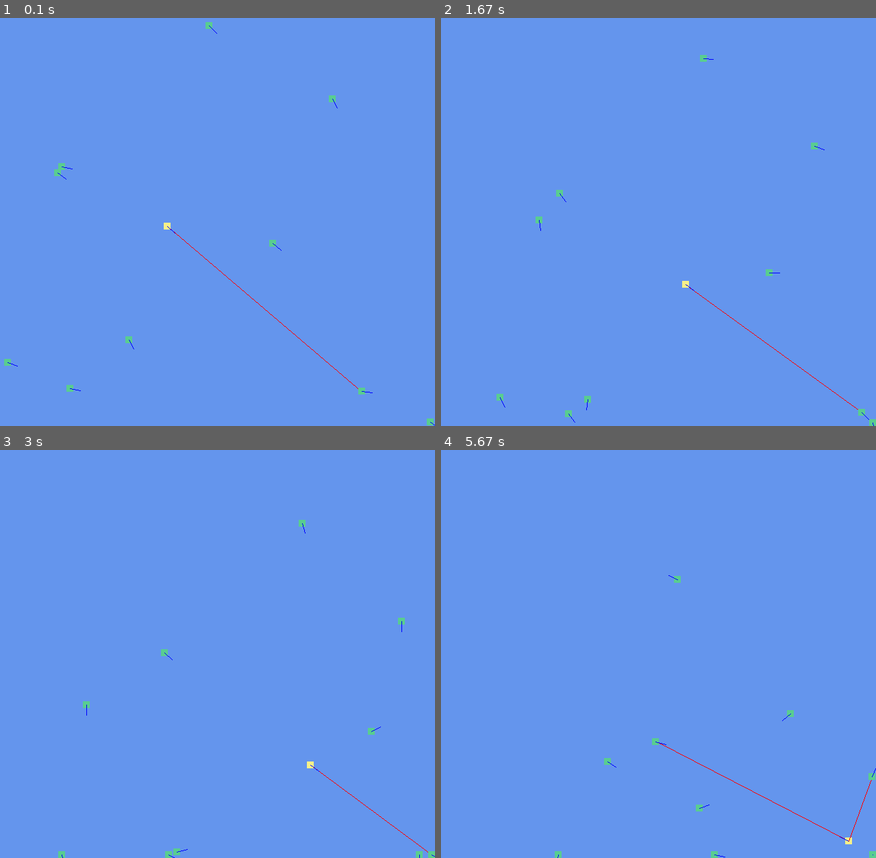
Above: before the commit, frames 1-4 (two rows, left to right).
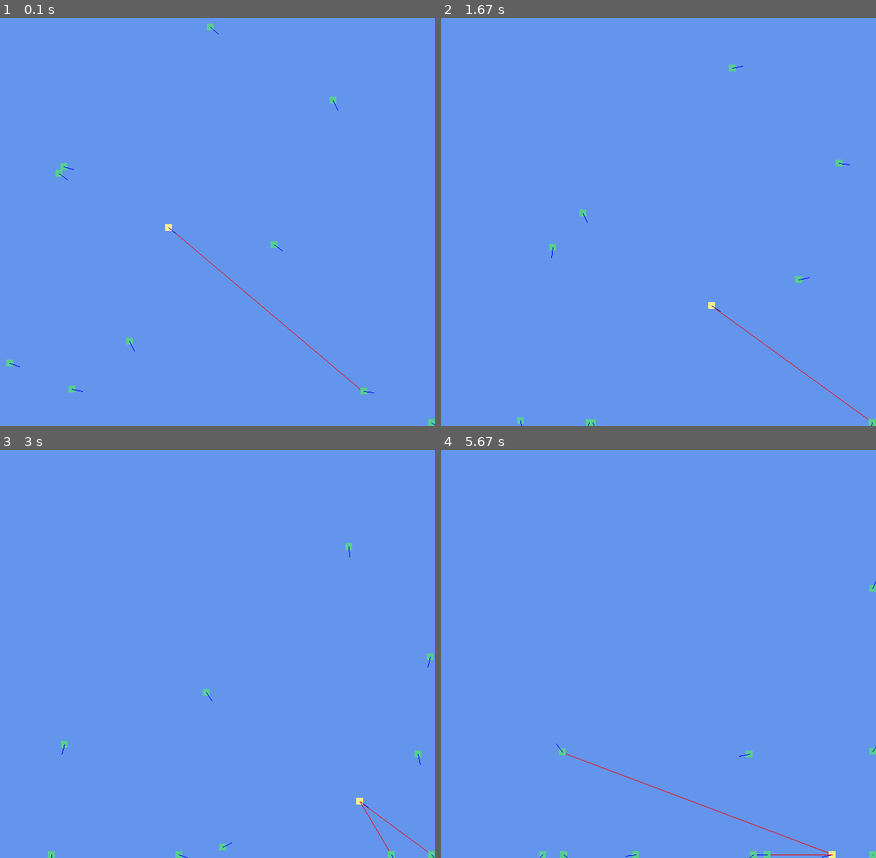
Above: after the commit, the same moments.

Repository: emersonds/Spring22-GDD3400
Game: pygame game, started from Driving Sheep/main.py
Two runs of this game, one before a commit and one after it. Both use one fixed random seed, a clock stepped at 60 frames per second and the inputs below.
Inputs:
- Up to frame 1 (0.1 s): no input
- Up to frame 2 (1.67 s): no input
- Up to frame 3 (3 s): no input
- Up to frame 4 (5.67 s): no input

The runs differ from the first frame. In frame 1, 0.3% of the frame differs, in the area x 0-100%, y 1-100%; in frame 2, 0.7%; in frame 3, 0.6%; in frame 4, 0.7%, in the area x 22-100%, y 30-100%.

Commit message:
Driving Sheep: Starting Boundaries, Value Tweaks
 - Moved boundary checks to a new method in Agent.py.
- Changed agent rect updating to be a separate method rather than in update.
 - Tweaked values in Constants to make everything slightly faster and adjust turning values.
 - Dog.py now adds the force to it's velocity rather than setting the velocity to the force for smooth turning.

Diff:
--- a/Driving Sheep/Agent.py
+++ b/Driving Sheep/Agent.py
@@ -27,13 +27,10 @@
         self.velocity = self.velocity.normalize()           # Normalize velocity
         self.position += self.velocity * self.speed   # Move agent by velocity * speed
         # update agent rect
-        self.rect = pygame.Rect(self.position.x, self.position.y, self.size, self.size)
+        self.updateRect()
 
-        # Clamp agent into world bounds
-        if (self.position.x < 0): self.position.x = 0
-        if (self.position.x + self.size > Const.DISPLAY_WIDTH): self.position.x = Const.DISPLAY_WIDTH - self.size
-        if (self.position.y < 0): self.position.y = 0
-        if (self.position.y + self.size > Const.DISPLAY_HEIGHT): self.position.y = Const.DISPLAY_HEIGHT - self.size
+        # Keep agent in world bounds and apply boundary force
+        self.checkBoundaries()
 
     # Draw the agent and their velocity
     def draw(self, screen):
@@ -62,3 +59,14 @@
     # Returns true if a collision with other is detected
     def checkCollision(self, other):
         return (pygame.Rect.colliderect(self.rect, other.rect))
+
+    def updateRect(self):
+        self.rect = pygame.Rect(self.position.x, self.position.y, self.size, self.size)
+
+    def checkBoundaries(self):
+
+        # Clamp agent into world bounds
+        if (self.position.x < 0): self.position.x = 0
+        if (self.position.x + self.size > Const.DISPLAY_WIDTH): self.position.x = Const.DISPLAY_WIDTH - self.size
+        if (self.position.y < 0): self.position.y = 0
+        if (self.position.y + self.size > Const.DISPLAY_HEIGHT): self.position.y = Const.DISPLAY_HEIGHT - self.size
--- a/Driving Sheep/Constants.py
+++ b/Driving Sheep/Constants.py
@@ -17,18 +17,18 @@
 # Dog constants
 DOG_COLOR = (246, 240, 136)
 DOG_SIZE = 10
-DOG_SPEED = 1.5
-DOG_DIRECTION_WEIGHT = 0.8
+DOG_SPEED = 2
+DOG_DIRECTION_WEIGHT = 0.9
 
 # Sheep constants
 SHEEP_COLOR = (89, 205, 144)
 SHEEP_SIZE = 10
-SHEEP_SPEED = 1
+SHEEP_SPEED = 1.5
 SHEEP_FLEE_RANGE = 100
 SHEEP_TICKS_TO_WAIT = 800
 SHEEP_ROTATION_SCALAR = 0.1
 SHEEP_WANDER_WEIGHT = 0.4
-SHEEP_FLEE_WEIGHT = 1
+SHEEP_FLEE_WEIGHT = 0.7
 
 # Debug constants
 DEBUG_VELOCITY_COLOR = (0, 0, 255)
--- a/Driving Sheep/Dog.py
+++ b/Driving Sheep/Dog.py
@@ -32,7 +32,7 @@
             # Set velocity and move player
             self.seeking = True
             self.drawSeekFlee(screen, self.target)
-            self.velocity = self.setForce()
+            self.velocity += self.setForce()
 
         # Check for collisions
         self.collided = self.checkCollision(self.target)
